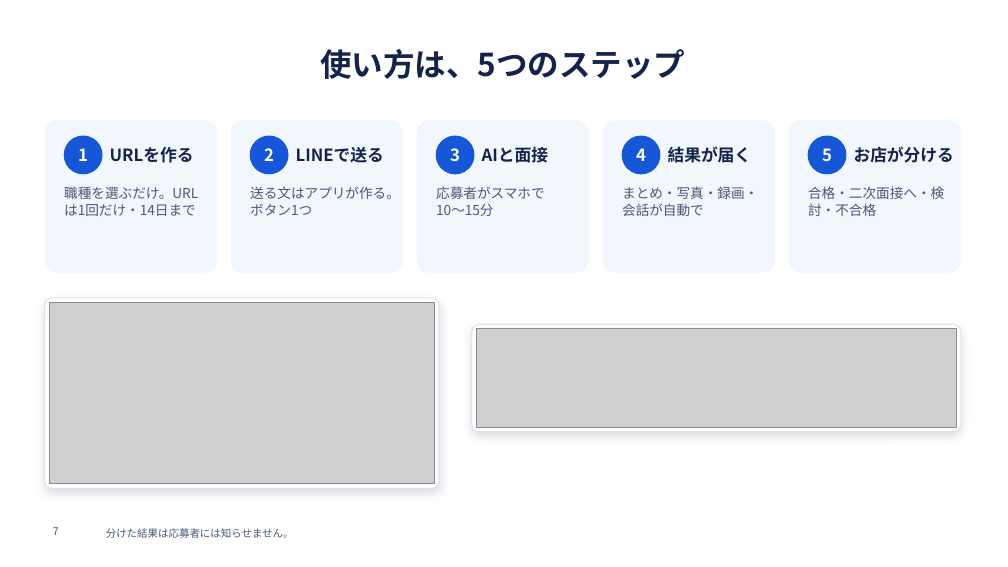
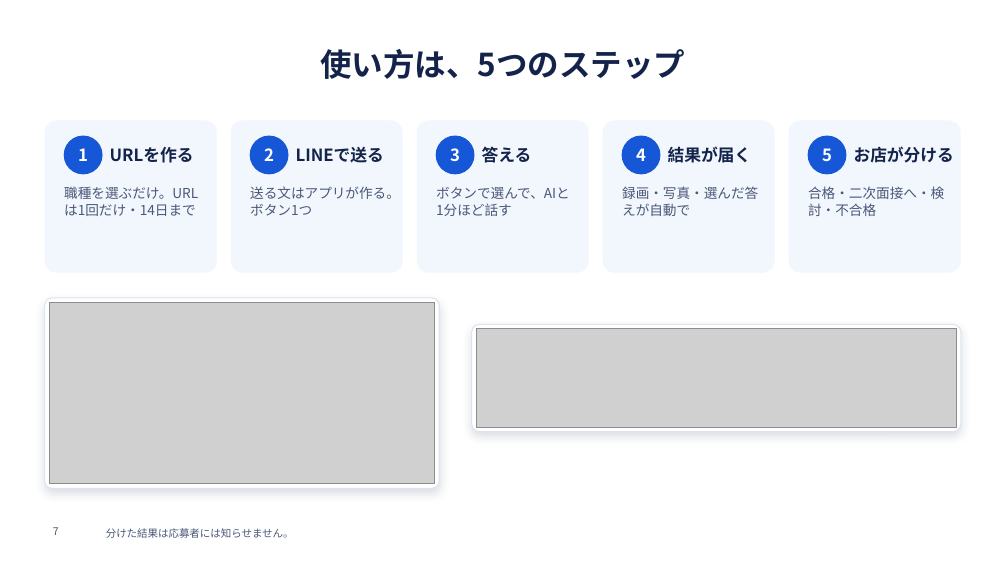
Before and after one commit to SatoAkito2026/GACHICAREERAI, a slide deck: slide 7 of docs/posupos-sales/posupos-shiryo.pptx. Drawn at 1008x567 pixels with LibreOffice and Linux fonts; fonts in the diff are those of the drawing; grey boxes stand for pictures; background and template pictures are left out. Boxes give left, top, right and bottom in pixels: in the first picture for what was removed or moved away, otherwise in the second. Text is boxed around its words. In the diff, an @@ line names an element or a change of style, - is before the commit and + after.

```diff
--- a/docs/posupos-sales/posupos-shiryo.pptx
+++ b/docs/posupos-sales/posupos-shiryo.pptx
@@ text at [482,146,532,163]: text changed @@
-AIと面接
+答える
@@ text at [436,187,570,199]: text changed @@
-応募者がスマホで10〜15分
+ボタンで選んで、AIと1分ほど話す
@@ text at [622,186,758,216]: text changed @@
-まとめ・写真・録画・会話が自動で
+録画・写真・選んだ答えが自動で
```
Also in this commit, not shown: 4 other slides changed, 9 other files.
